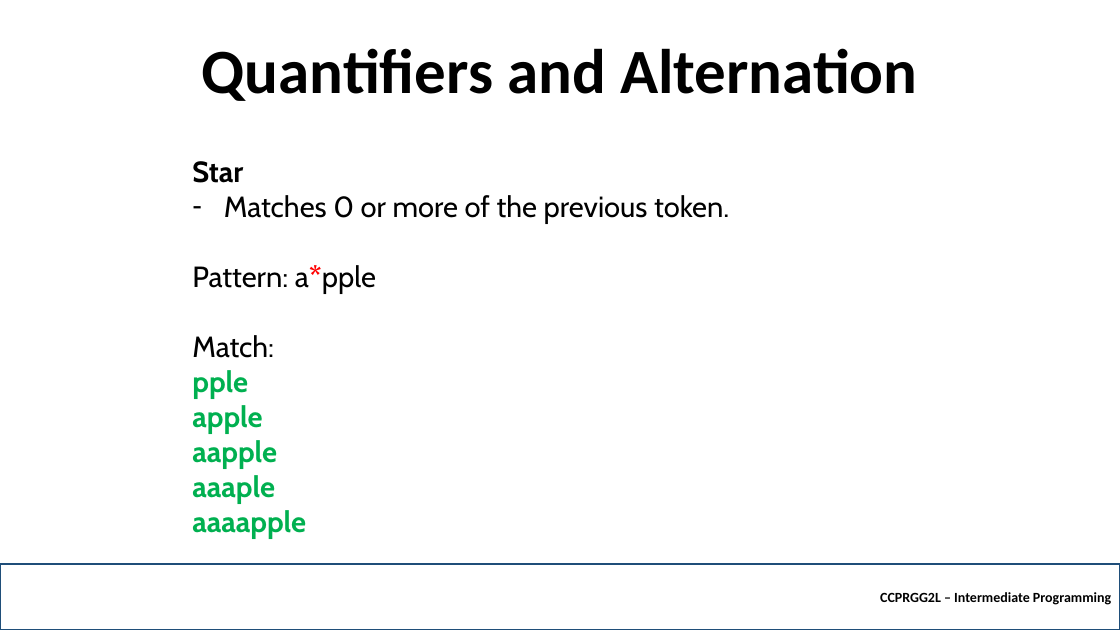
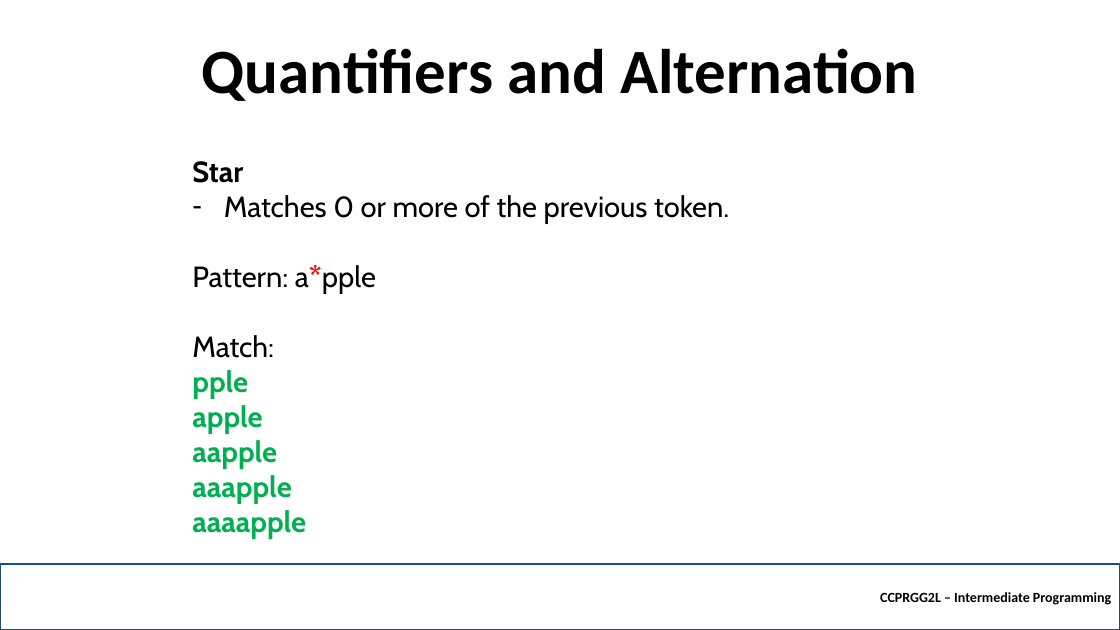
Before and after one commit to robitussin/CCPRGG2L, a slide deck: slide 20 of week_4/Regular Expressions.pptx. Drawn at 1120x630 pixels with LibreOffice and Linux fonts; fonts in the diff are those of the drawing; background and template pictures are left out. Boxes give left, top, right and bottom in pixels: in the first picture for what was removed or moved away, otherwise in the second. Text is boxed around its words. In the diff, an @@ line names an element or a change of style, - is before the commit and + after.

```diff
--- a/week_4/Regular Expressions.pptx
+++ b/week_4/Regular Expressions.pptx
@@ text at box(192, 475, 291, 503): text changed @@
-aaaple
+aaapple
```
Also in this commit, not shown: 3 other slides changed.
